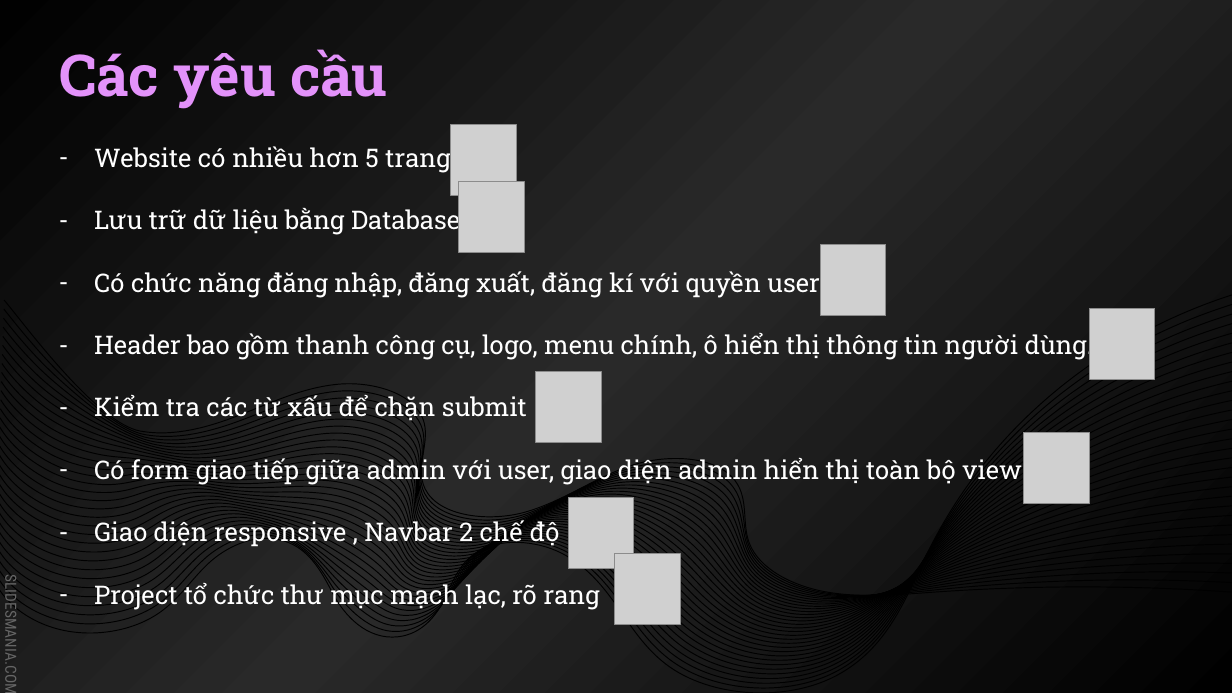
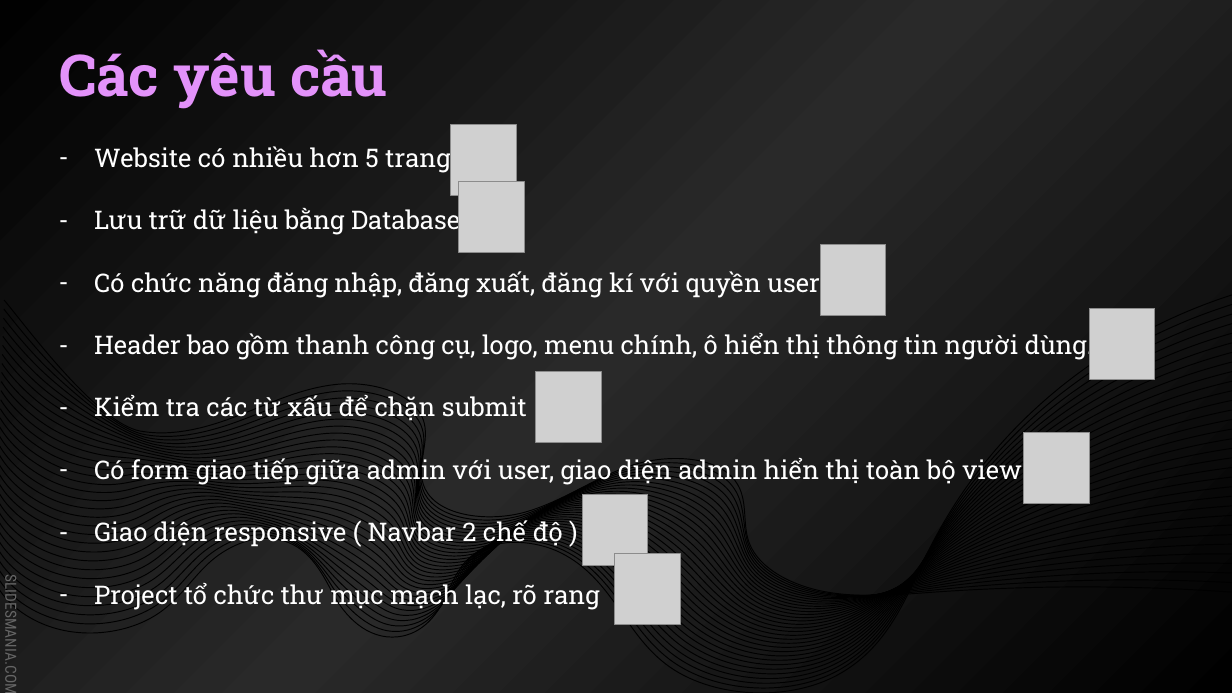
Before and after one commit to tinhphantrong0612/it4409, a slide deck: slide 12 of Presentation_Group7.pptx. Drawn at 1232x693 pixels with LibreOffice and Linux fonts; fonts in the diff are those of the drawing; grey boxes stand for pictures. Boxes give left, top, right and bottom in pixels: in the first picture for what was removed or moved away, otherwise in the second. Text is boxed around its words. In the diff, an @@ line names an element or a change of style, - is before the commit and + after.

```diff
--- a/Presentation_Group7.pptx
+++ b/Presentation_Group7.pptx
@@ picture: place and size @@
-picture at [568, 497, 634, 568]
+picture at [582, 494, 648, 566]
@@ text at [94, 518, 563, 548]: text changed @@
-– Giao diện responsive , Navbar 2 chế độ
+– Giao diện responsive ( Navbar 2 chế độ )
```
Also in this commit, not shown: 1 other slide changed, 6 other files.
